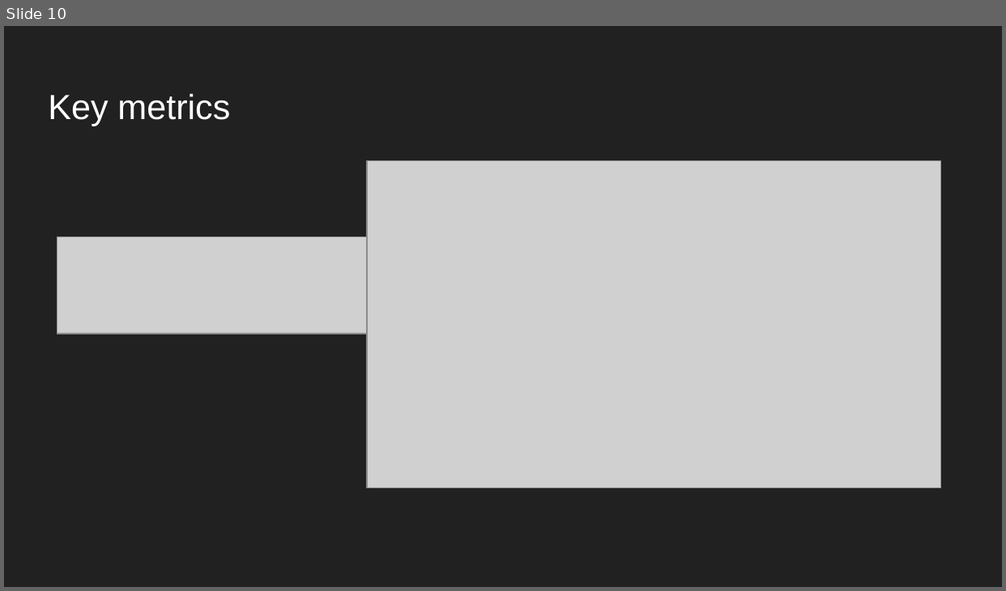
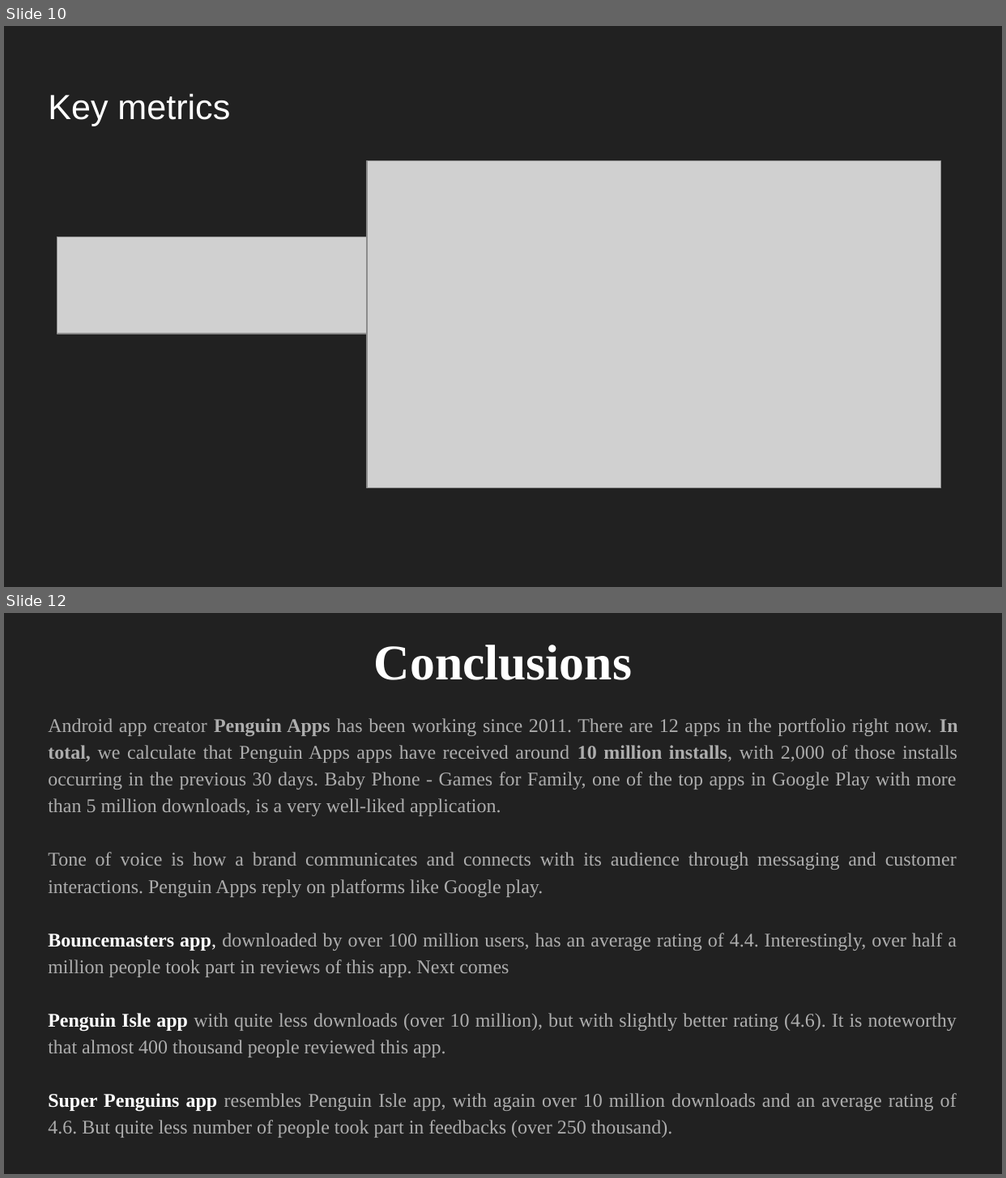
Before and after one commit to AllySike/HSE_BDBMA_Group_Task, a slide deck: Group_HW_Penguin_Isle.pptx. Shown one above the other, each under a label of ours: slide 10 before the commit, slides 10 and 12 after it; the slides between them are not shown. The pictures are 1006x591 and 1006x1178 pixels, drawn with LibreOffice and Linux fonts; fonts in the diff are those of the drawing; grey boxes stand for pictures. Boxes give left, top, right and bottom in pixels: in the first picture for what was removed or moved away, otherwise in the second. Text is boxed around its words. In the diff, an @@ line names an element or a change of style, - is before the commit and + after.

```diff
--- a/Group_HW_Penguin_Isle.pptx
+++ b/Group_HW_Penguin_Isle.pptx
@@ slide 12 added at box(4, 613, 1002, 1174), background #212121 @@
@@ title added at box(374, 645, 632, 680), 36 pt, text #FFFFFF, bold @@
+Conclusions
@@ text added at box(48, 718, 958, 1138), 14 pt, text #ADADAD @@
+Android app creator Penguin Apps has been working since 2011. There are 12 apps in the portfolio right now. In total, we calculate that Penguin Apps apps have received around 10 million installs, with 2,000 of those installs occurring in the previous 30 days. Baby Phone - Games for Family, one of the top apps in Google Play with more than 5 million downloads, is a very well-liked application.
+Tone of voice is how a brand communicates and connects with its audience through messaging and customer interactions. Penguin Apps reply on platforms like Google play.
+Bouncemasters app, downloaded by over 100 million users, has an average rating of 4.4. Interestingly, over half a million people took part in reviews of this app. Next comes
+Penguin Isle app with quite less downloads (over 10 million), but with slightly better rating (4.6). It is noteworthy that almost 400 thousand people reviewed this app.
+Super Penguins app resembles Penguin Isle app, with again over 10 million downloads and an average rating of 4.6. But quite less number of people took part in feedbacks (over 250 thousand).
```
Also in this commit, not shown: 2 slides changed, 1 other file.
